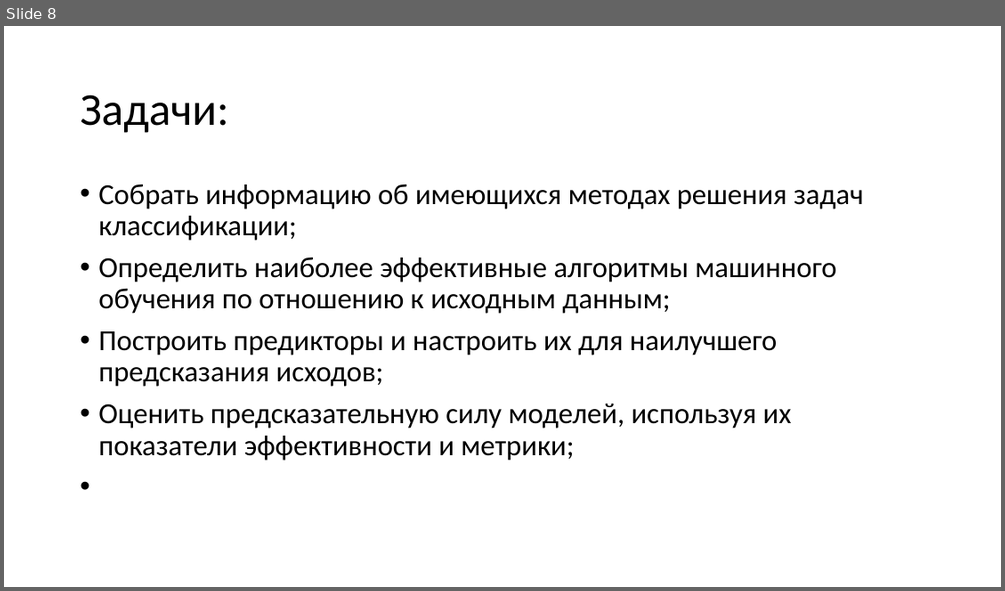
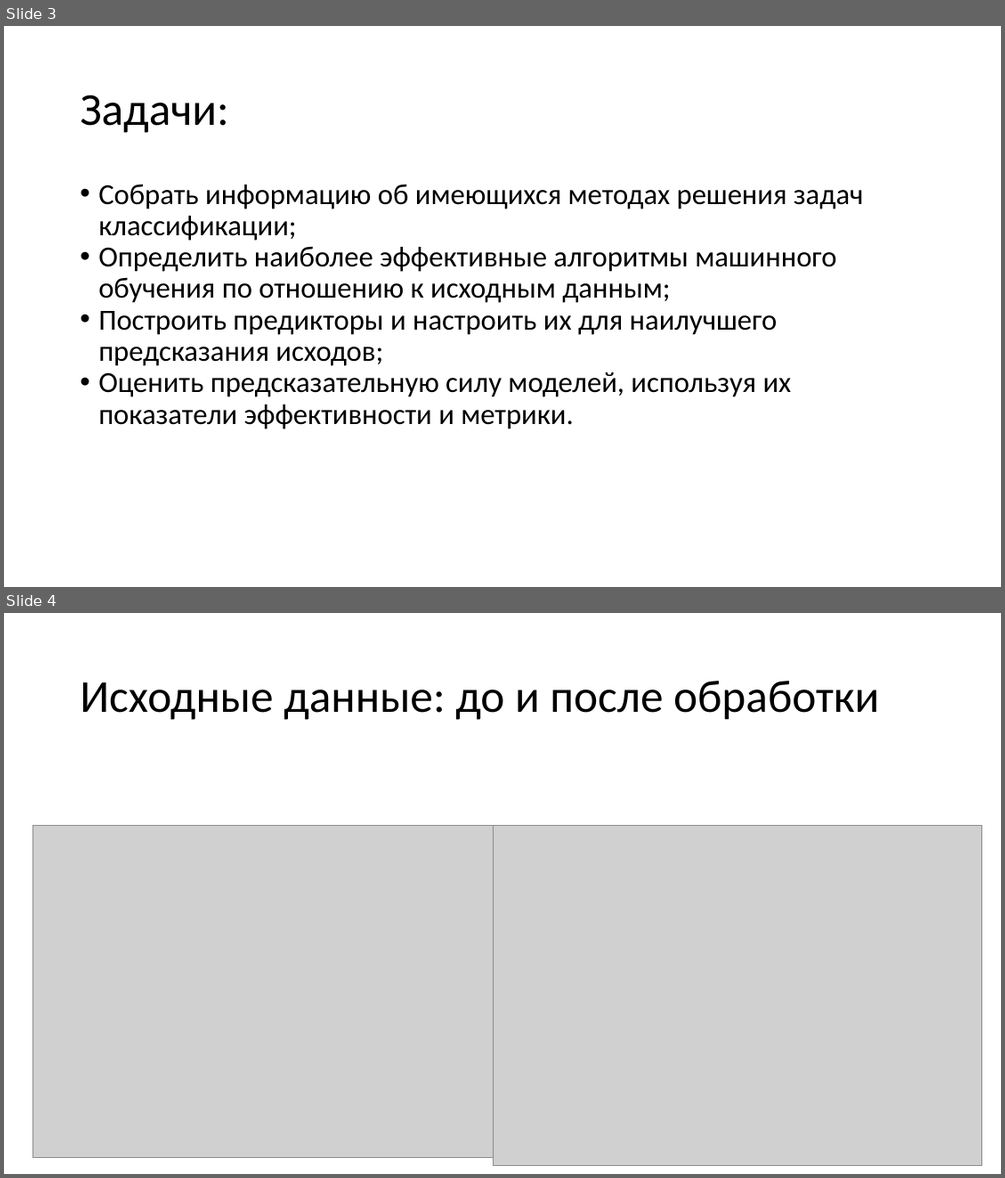
Before and after one commit to coffman21/d, a slide deck: p.pptx. Shown one above the other, each under a label of ours: slide 8 before the commit, slides 3 and 4 after it. The pictures are 1005x591 and 1005x1178 pixels, drawn with LibreOffice and Linux fonts; fonts in the diff are those of the drawing; grey boxes stand for pictures. Boxes give left, top, right and bottom in pixels: in the first picture for what was removed or moved away, otherwise in the second. Text is boxed around its words. In the diff, an @@ line names an element or a change of style, - is before the commit and + after.

```diff
--- a/p.pptx
+++ b/p.pptx
@@ slide 4 added at (4, 613, 1001, 1174), background #FFFFFF @@
@@ text added at (80, 681, 879, 720), 44 pt, text #000000 @@
+Исходные данные: до и после обработки
@@ picture added at (33, 825, 510, 1157) @@
@@ picture added at (493, 825, 983, 1166) @@
@@ what was slide 8 is now slide 3 @@
@@ slide 3 changed as well @@
@@ text at (98, 184, 864, 366): less space between paragraphs @@
@@ text at (98, 372, 792, 429): text changed @@
-• Оценить предсказательную силу моделей, используя их показатели эффективности и метрики;
+• Оценить предсказательную силу моделей, используя их показатели эффективности и метрики.
```
Also in this commit, not shown: 2 other slides changed, 10 other slides added, 5 slides removed, 1 other file.
